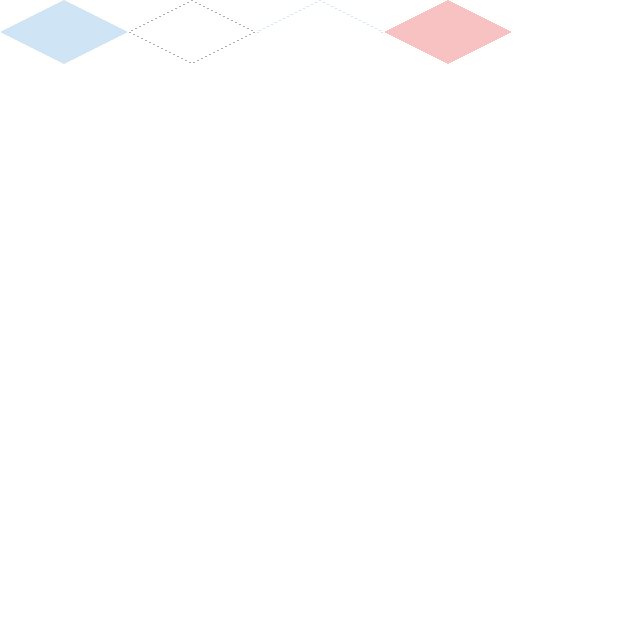
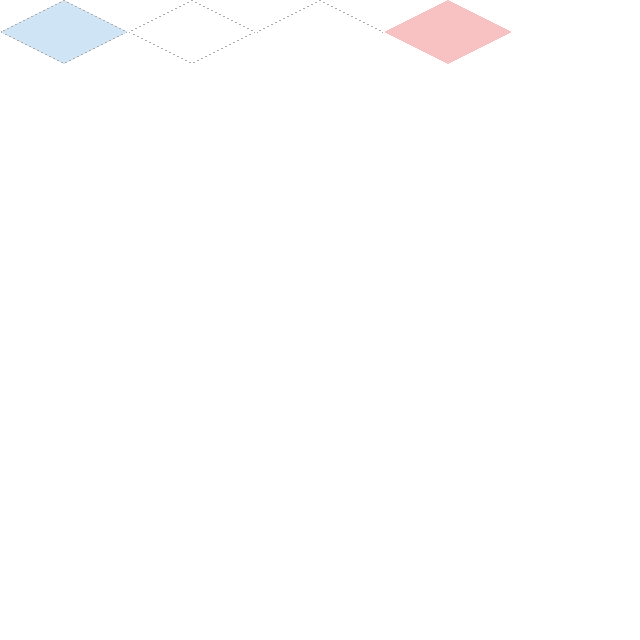
Before/after of a 640×640 layered artwork. What changed in the layer stack:
moved "grass" above "Layer", painted on it over <box>1,0,383,63</box>
